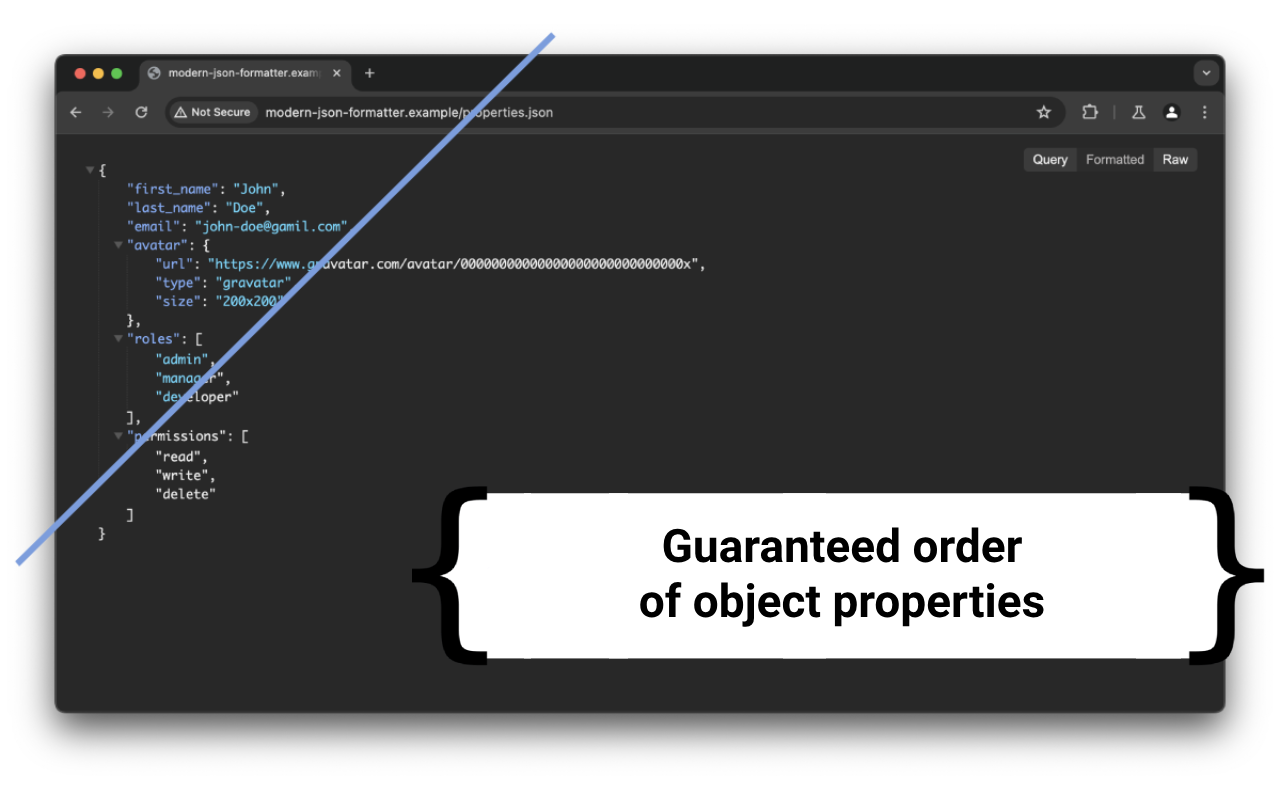
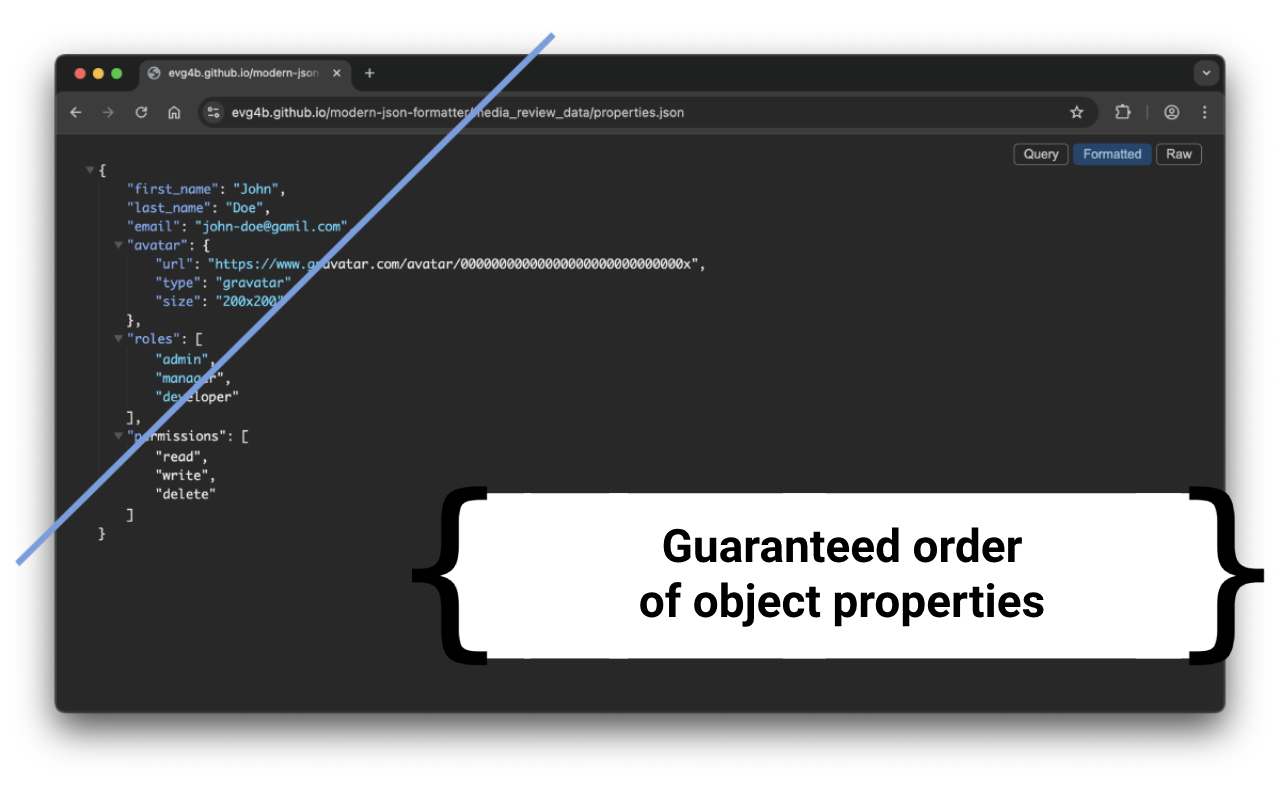
Comparing the layer stacks of the two 1280px x 800px images. Changes:
painted on "Screenshot 2024-05-25 at 12.40.38" over [134, 68, 1203, 172]
